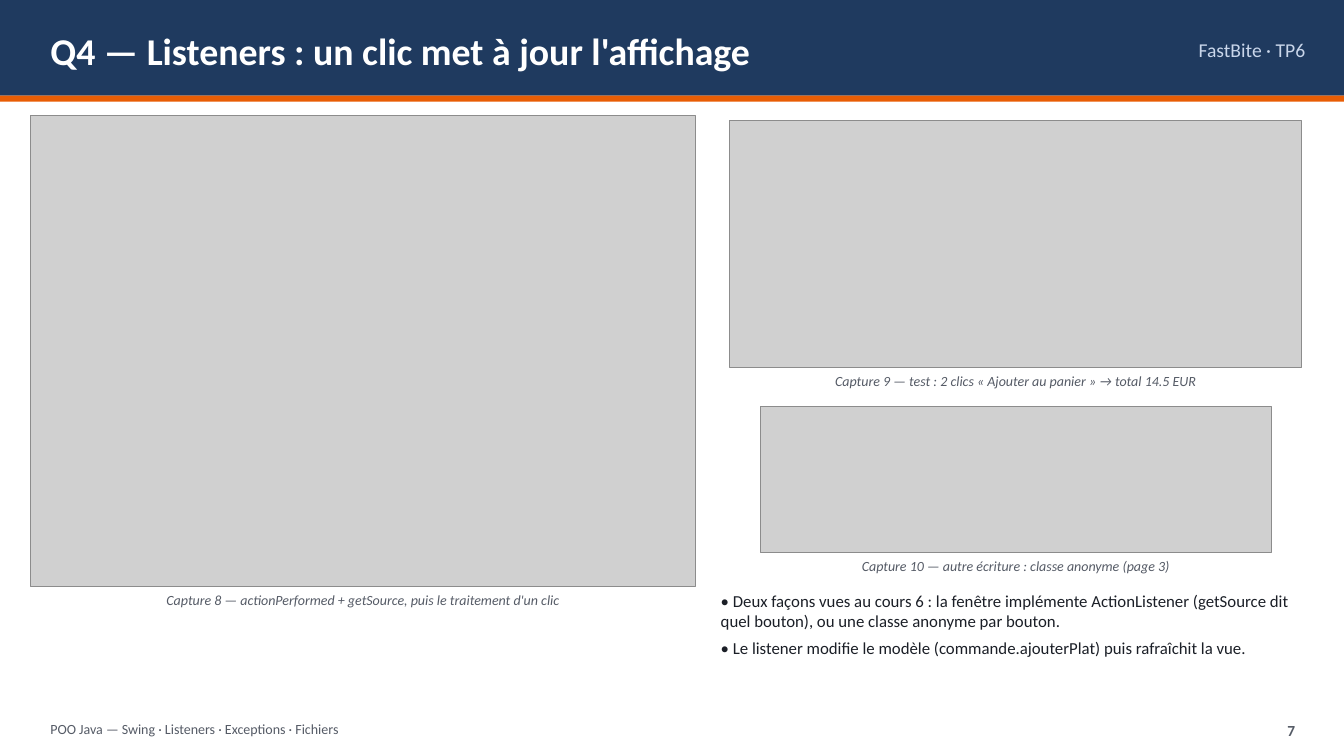
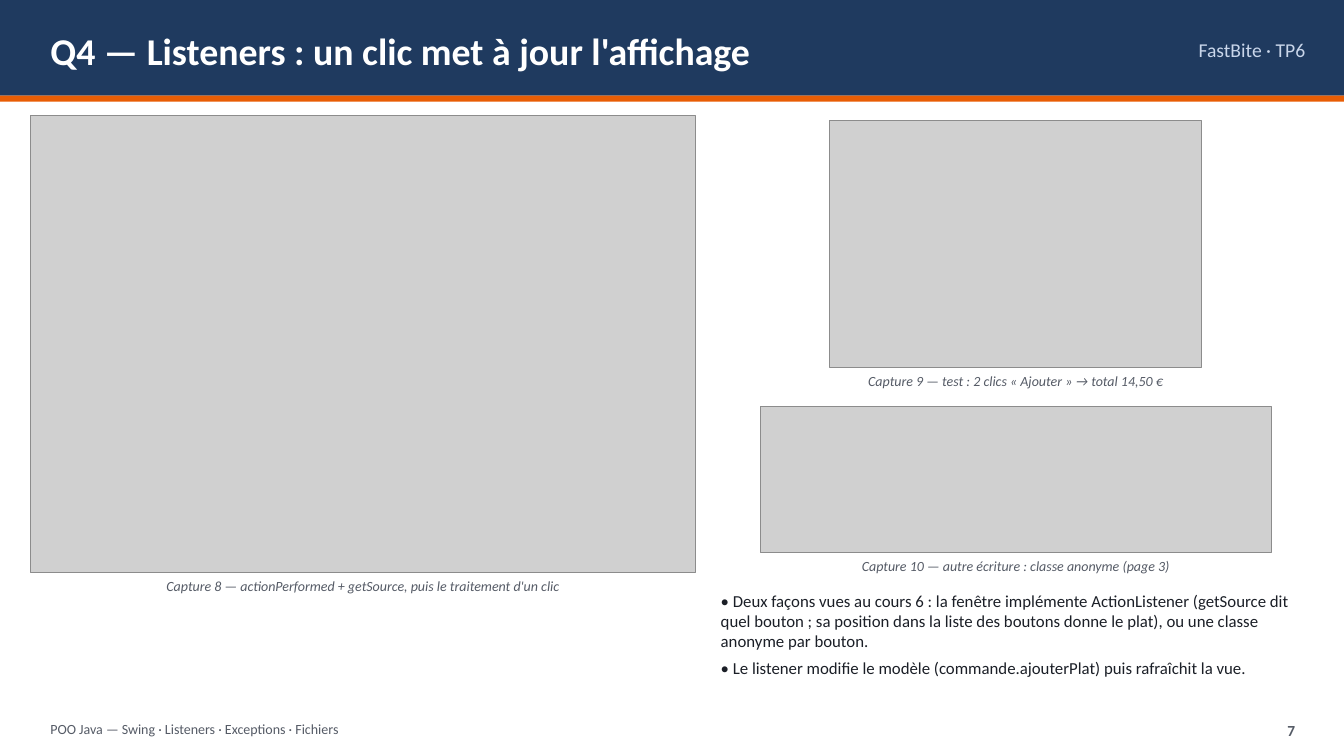
Before and after one commit to lazzrio/tp-info-poov-java, a slide deck: slide 7 of tp6/rendu_tp6/TP6_FastBite_NOM1_NOM2_NOM3.pptx. Drawn at 1344x756 pixels with LibreOffice and Linux fonts; fonts in the diff are those of the drawing; grey boxes stand for pictures. Boxes give left, top, right and bottom in pixels: in the first picture for what was removed or moved away, otherwise in the second. Text is boxed around its words. In the diff, an @@ line names an element or a change of style, - is before the commit and + after.

```diff
--- a/tp6/rendu_tp6/TP6_FastBite_NOM1_NOM2_NOM3.pptx
+++ b/tp6/rendu_tp6/TP6_FastBite_NOM1_NOM2_NOM3.pptx
@@ picture: place and size @@
-picture at <box>30,116,696,587</box>
+picture at <box>30,116,696,573</box>
@@ picture: place and size @@
-picture at <box>730,121,1302,368</box>
+picture at <box>830,121,1201,368</box>
@@ text at <box>868,376,1153,389</box>: text changed @@
-Capture 9 — test : 2 clics « Ajouter au panier » → total 14.5 EUR
+Capture 9 — test : 2 clics « Ajouter » → total 14,50 €
@@ text "Capture 8 — actionPerformed + ...": place and size @@
-text "Capture 8 — actionPerformed + ..." at <box>166,595,559,608</box>
+text "Capture 8 — actionPerformed + ..." at <box>166,581,559,594</box>
@@ text at <box>721,595,1288,650</box>: text changed @@
-• Deux façons vues au cours 6 : la fenêtre implémente ActionListener (getSource dit quel bouton), ou une classe anonyme par bouton.
+• Deux façons vues au cours 6 : la fenêtre implémente ActionListener (getSource dit quel bouton ; sa position dans la liste des boutons donne le plat), ou une classe anonyme par bouton.
```
Also in this commit, not shown: 7 other slides changed, 40 other files.
